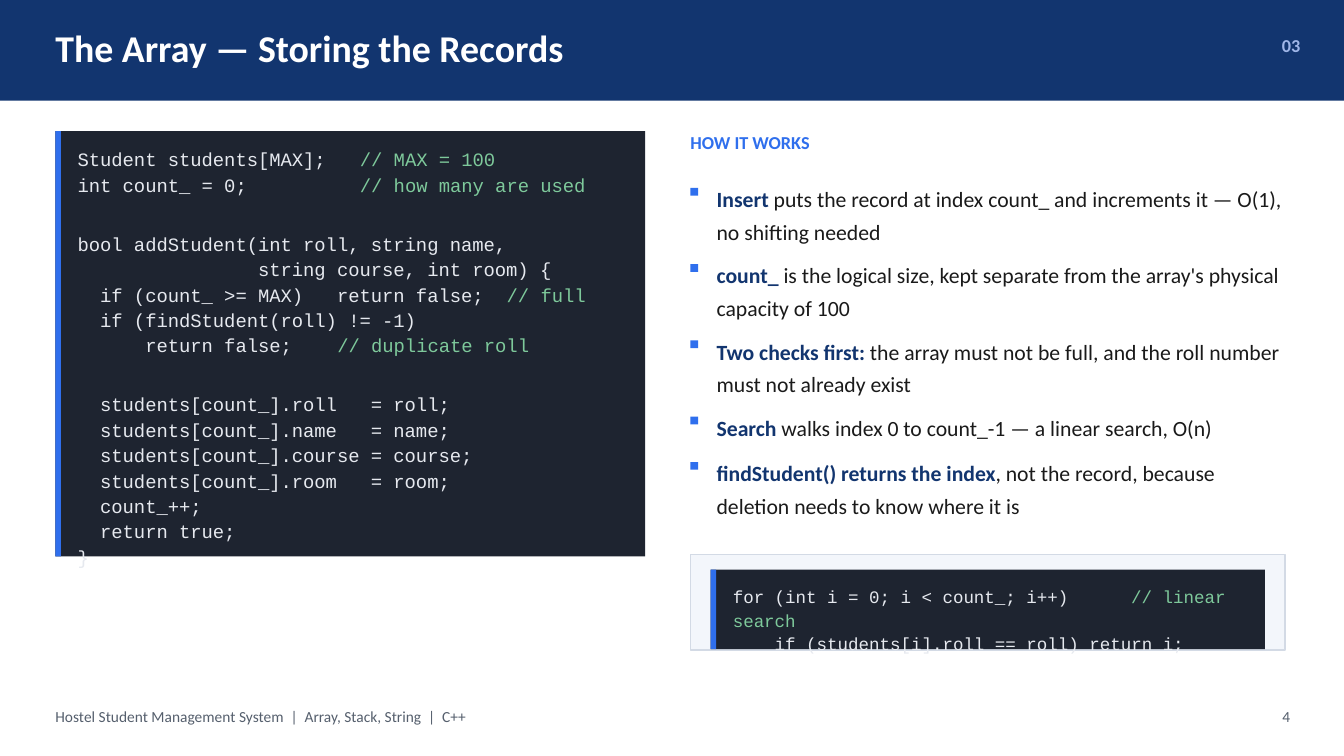
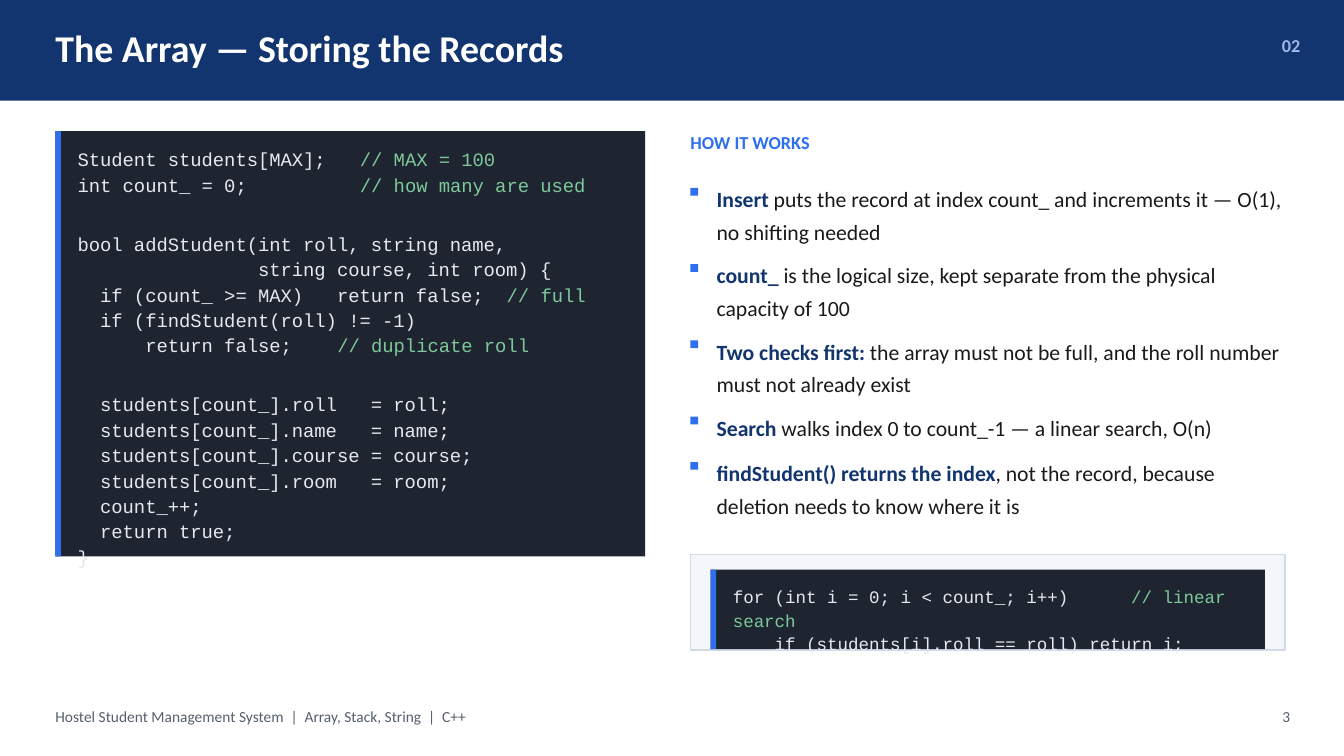
Before and after one commit to botvik155/apfa-data-structures, a slide deck: slide 3 of docs/DS_Project_2_Presentation.pptx (slide 4 before the commit). Drawn at 1344x756 pixels with LibreOffice and Linux fonts; fonts in the diff are those of the drawing. Boxes give left, top, right and bottom in pixels: in the first picture for what was removed or moved away, otherwise in the second. Text is boxed around its words. In the diff, an @@ line names an element or a change of style, - is before the commit and + after.

```diff
--- a/docs/DS_Project_2_Presentation.pptx
+++ b/docs/DS_Project_2_Presentation.pptx
@@ text at [1282,40,1300,52]: text changed @@
-03
+02
@@ text at [717,268,1216,320]: text changed @@
-count_ is the logical size, kept separate from the array's physical capacity of 100
+count_ is the logical size, kept separate from the physical capacity of 100
@@ text at [1282,712,1290,722]: text changed @@
-4
+3
```
Also in this commit, not shown: 5 other slides changed, 1 slide added, 9 slides removed, 3 other files.
